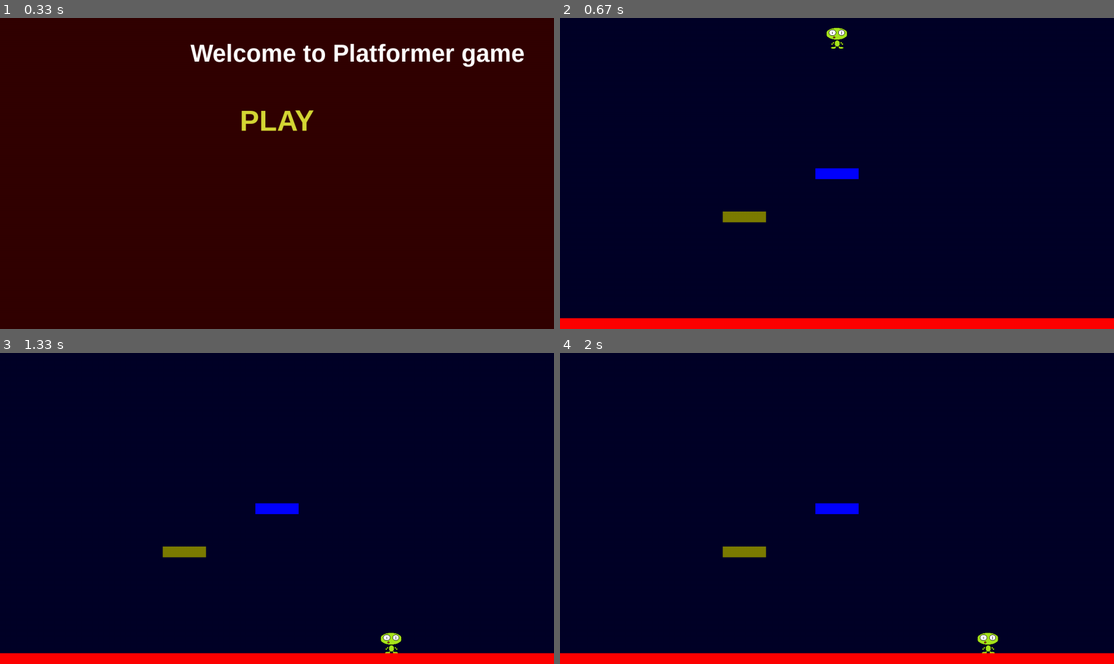
Above: before the commit, frames 1-4 (two rows, left to right).
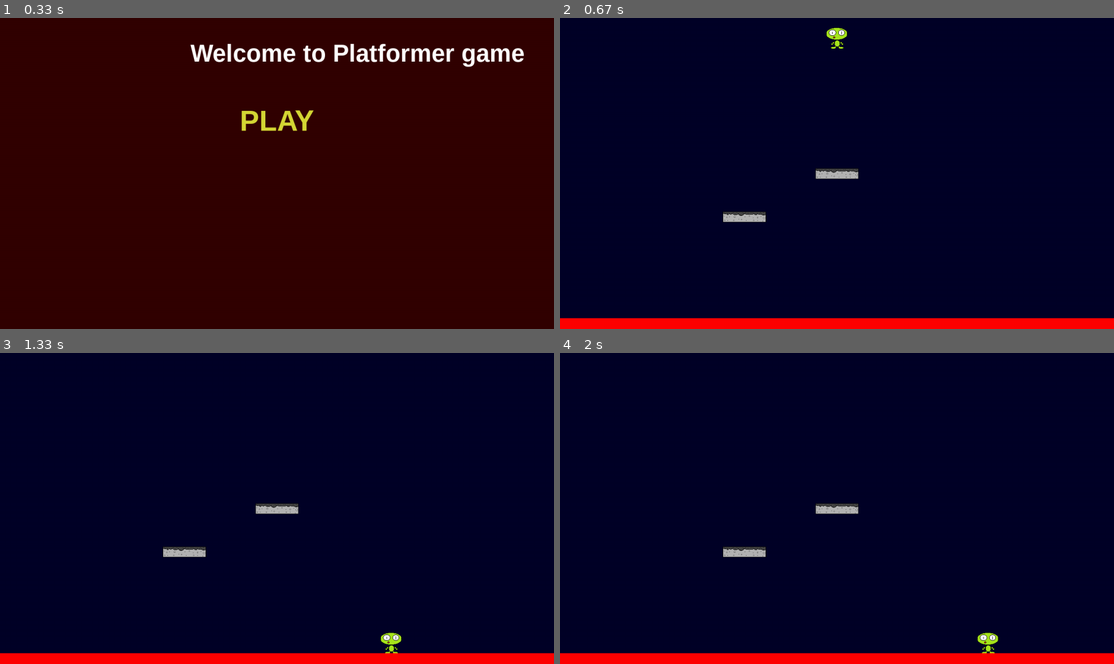
Above: after the commit, the same moments.

Repository: lapatinn/ot-harjoitustyo
Game: pygame game, started from src/main.py
Same seed, same stepped clock (60 frames per second), same inputs: the game is played once before the commit and once after it.
Inputs (mouse positions are in pixels of both pictures, inside the frame that each line leads up to):
- Up to frame 1 (0.33 s): no input
- Up to frame 2 (0.67 s): click "PLAY" at 0.38 s
- Up to frame 3 (1.33 s): hold D 0.67-1.13 s; move the mouse to (254, 520) at 0.7 s; hold D from 1.17 s (still down)
- Up to frame 4 (2 s): release D at 1.63 s; hold A from 1.67 s (still down)

Frame 1 is identical in both runs. In frame 2, 0.6% of the frame differs, in the area x 29-54%, y 48-66%; in frame 3, 0.6%; in frame 4, 0.6%.

Commit message:
Add and use platform model, remove old platform class

Diff:
--- a/src/main.py
+++ b/src/main.py
@@ -17,9 +17,9 @@
 
 player = Player()
 floor = Floor()
-platform1 = Platform(100, 25, SCREEN_WIDTH//2, SCREEN_HEIGHT//2, (0, 0, 255))
-platform2 = Platform(100, 25, SCREEN_WIDTH//3,
-                     SCREEN_HEIGHT//2 + 100, (125, 125, 0))
+platform1 = Platform(SCREEN_WIDTH//2, SCREEN_HEIGHT//2)
+platform2 = Platform(SCREEN_WIDTH//3,
+                     SCREEN_HEIGHT//2 + 100)
 
 all_sprites = pygame.sprite.Group()
 all_sprites.add(player)
--- a/src/platforms.py
+++ b/src/platforms.py
@@ -15,14 +15,10 @@
 
 
 class Platform(pygame.sprite.Sprite):
-    def __init__(self, width, height, x, y, color):
+    def __init__(self, pos_x, pos_y):
         super().__init__()
-        self.width = width
-        self.height = height
-        self.x = x
-        self.y = y
-        self.color = color
+        self.pos_x = pos_x
+        self.pos_y = pos_y
 
-        self.surface = pygame.surface.Surface((self.width, self.height))
-        self.surface.fill(color)
-        self.rect = self.surface.get_rect(center=(self.x, self.y))
+        self.surface = pygame.image.load("src/sprites/platform.png")
+        self.rect = self.surface.get_rect(center=(self.pos_x, self.pos_y))
Binary file added: src/sprites/platform.png
